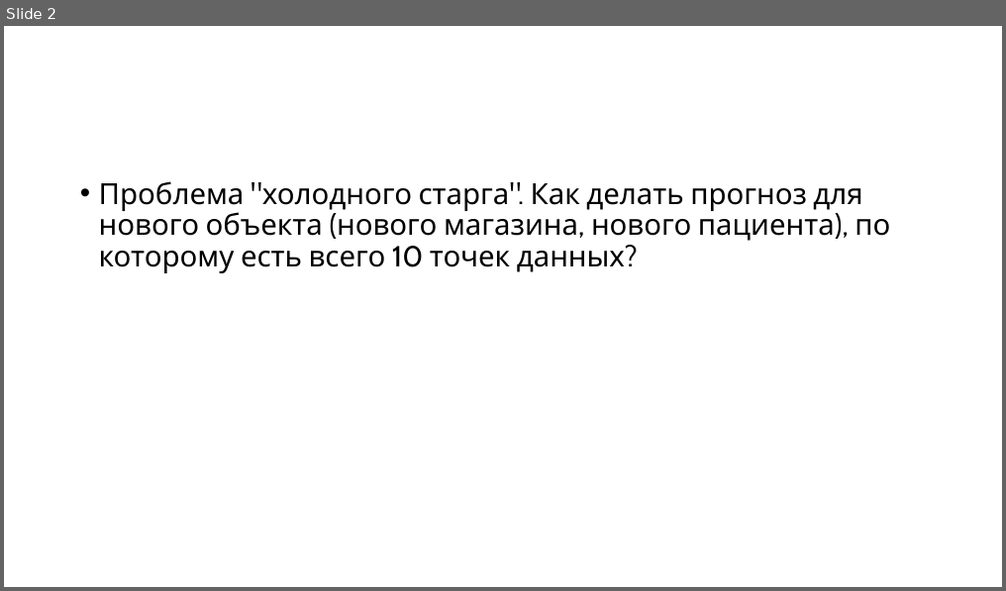
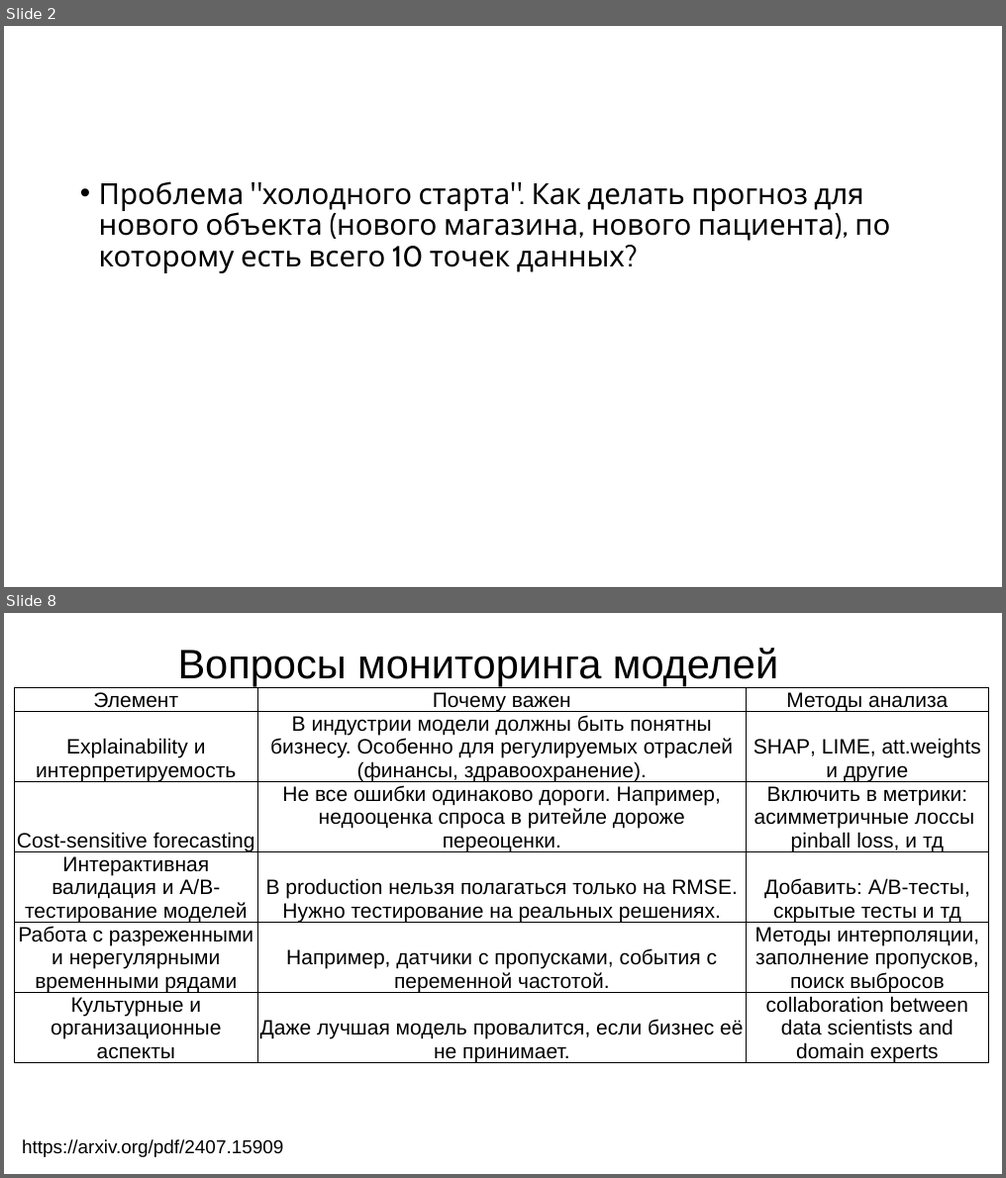
Before and after one commit to MVRonkin/TimeSeriesCourse, a slide deck: 2025/LEC/08 работа с индустриальными ВР.pptx. Shown one above the other, each under a label of ours: slide 2 before the commit, slides 2 and 8 after it; the slides between them are not shown. The pictures are 1006x591 and 1006x1178 pixels, drawn with LibreOffice and Linux fonts; fonts in the diff are those of the drawing. Boxes give left, top, right and bottom in pixels: in the first picture for what was removed or moved away, otherwise in the second. Text is boxed around its words. In the diff, an @@ line names an element or a change of style, - is before the commit and + after.

```diff
--- a/2025/LEC/08 работа с индустриальными ВР.pptx
+++ b/2025/LEC/08 работа с индустриальными ВР.pptx
@@ slide 8 added at box(4, 613, 1002, 1174), background #FFFFFF @@
@@ title added at box(178, 648, 778, 686), 39.6 pt, text #000000 @@
+Вопросы мониторинга моделей
@@ table added at box(15, 688, 989, 1091), 6 rows, 3 columns @@
+Элемент | Почему важен | Методы анализа
+Explainability и интерпретируемость | В индустрии модели должны быть понятны бизнесу. Особенно для регулируемых отраслей (финансы, здравоохранение). | SHAP, LIME, att.weights и другие
+Cost-sensitive forecasting | Не все ошибки одинаково дороги. Например, недооценка спроса в ритейле дороже переоценки. | Включить в метрики: асимметричные лоссы pinball loss, и тд
+Интерактивная валидация и A/B-тестирование моделей | В production нельзя полагаться только на RMSE. Нужно тестирование на реальных решениях. | Добавить: A/B-тесты, скрытые тесты и тд
+Работа с разреженными и нерегулярными временными рядами | Например, датчики с пропусками, события с переменной частотой. | Методы интерполяции, заполнение пропусков, поиск выбросов
+Культурные и организационные аспекты | Даже лучшая модель провалится, если бизнес её не принимает. | collaboration between data scientists and domain experts
@@ text added at box(22, 1140, 283, 1157), 18 pt, text #000000 @@
+https://arxiv.org/pdf/2407.15909
@@ slide 2 changed as well @@
@@ text at box(99, 181, 890, 274): text changed @@
-• Проблема "холодного старга". Как делать прогноз для нового объекта (нового магазина, нового пациента), по которому есть всего 10 точек данных?
+• Проблема "холодного старта". Как делать прогноз для нового объекта (нового магазина, нового пациента), по которому есть всего 10 точек данных?
```
Also in this commit, not shown: 9 other slides added.
